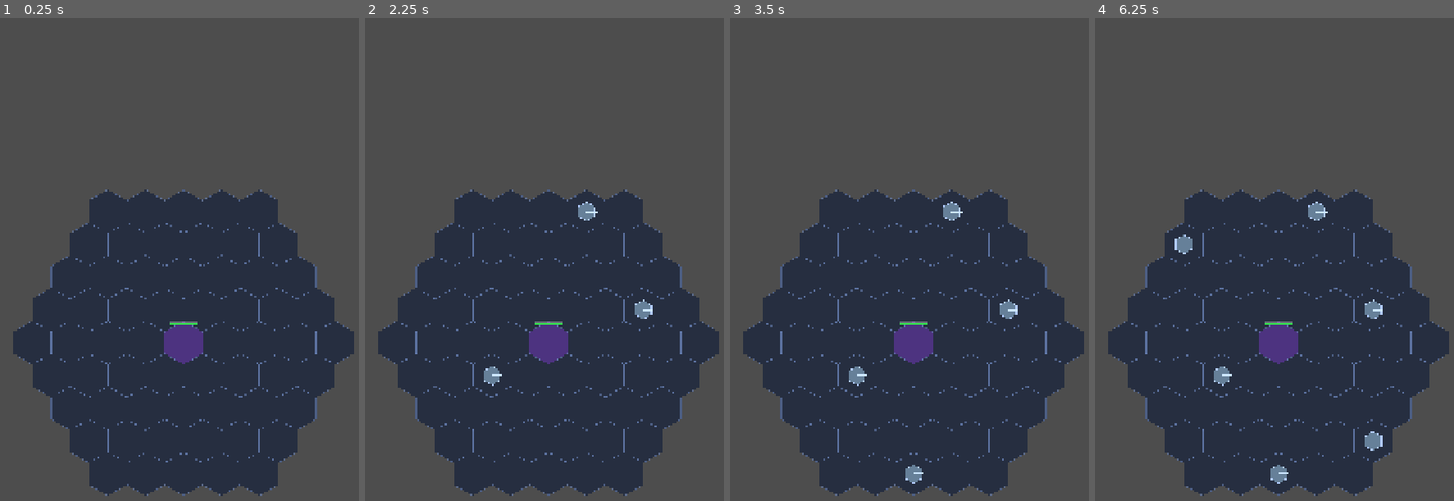
Above: before the commit, frames 1-4 (left to right).
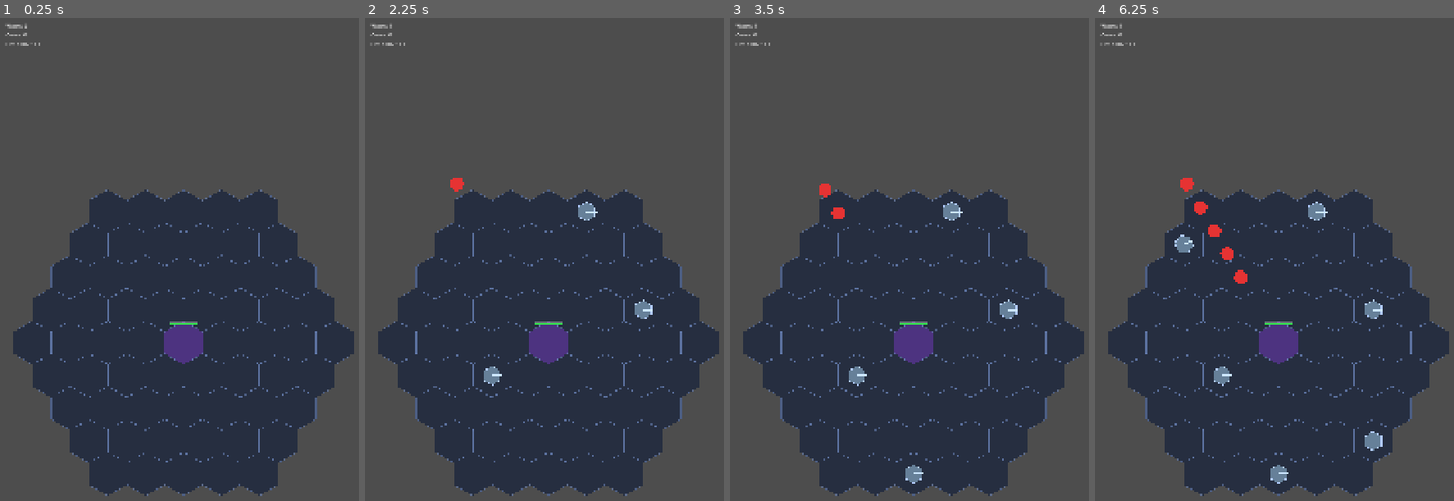
Above: after the commit, the same moments.

Repository: Shiroyasha21/invasion-game
Game: Godot game, scene res://scenes/game/Game.tscn
Two runs of this game, one before a commit and one after it. Both use one fixed random seed, a clock stepped at 60 frames per second and the inputs below.
Inputs (mouse positions are in pixels of both pictures, inside the frame that each line leads up to):
- Up to frame 1 (0.25 s): no input
- Up to frame 2 (2.25 s): tap Enter at 0.5, 2 s; move the mouse to (630, 307) at 0.52 s; click (630, 307) at 0.67 s; tap Space at 1.25 s; drag from (476, 375) to (530, 472) at 1.27 s; move the mouse to (583, 196) at 2.02 s; click (583, 196) at 2.17 s
- Up to frame 3 (3.5 s): tap Space at 2.75 s; drag from (895, 472) to (801, 245) at 2.77 s
- Up to frame 4 (6.25 s): move the mouse to (1389, 443) at 3.52 s; click (1389, 443) at 3.67 s; drag from (1166, 245) to (1224, 177) at 4.27 s; move the mouse to (1296, 341) at 5.02 s; click (1296, 341) at 5.17 s; drag from (1224, 177) to (1206, 375) at 5.77 s

The runs differ from the first frame. In frame 1, 0.1% of the frame differs, in the area x 1-12%, y 1-6%; in frame 2, 0.2%; in frame 3, 0.3%; in frame 4, 0.6%, in the area x 1-43%, y 1-56%.
Error before the commit: Attempt to call function 'init' in base 'null instance' on a null instance. (res://scripts/systems/game.gd:22)

Commit message:
HUD scene complete

Diff:
--- /dev/null
+++ b/invasion-game/HUD.tscn
@@ -0,0 +1,26 @@
+[gd_scene format=3 uid="uid://bgus08iljs8r"]
+
+[ext_resource type="Script" uid="uid://dqn50w7hsnm3b" path="res://scripts/ui/hud.gd" id="1_k5de2"]
+
+[node name="HUD" type="CanvasLayer" unique_id=1012788880]
+script = ExtResource("1_k5de2")
+
+[node name="MarginContainer" type="MarginContainer" parent="." unique_id=723569033]
+offset_right = 40.0
+offset_bottom = 40.0
+theme_override_constants/margin_left = 20
+theme_override_constants/margin_top = 20
+theme_override_constants/margin_right = 20
+theme_override_constants/margin_bottom = 20
+
+[node name="VBox" type="VBoxContainer" parent="MarginContainer" unique_id=1445427514]
+layout_mode = 2
+
+[node name="WaveLabel" type="Label" parent="MarginContainer/VBox" unique_id=1435092427]
+layout_mode = 2
+
+[node name="CoinLabel" type="Label" parent="MarginContainer/VBox" unique_id=1089277599]
+layout_mode = 2
+
+[node name="HPLabel" type="Label" parent="MarginContainer/VBox" unique_id=583650288]
+layout_mode = 2
--- a/invasion-game/scenes/game/Game.tscn
+++ b/invasion-game/scenes/game/Game.tscn
@@ -9,6 +9,7 @@
 [ext_resource type="PackedScene" uid="uid://boeq2o215pv60" path="res://scenes/systems/Coin.tscn" id="5_wnrko"]
 [ext_resource type="Script" uid="uid://knh1ebtew6pi" path="res://scripts/systems/coin_vacuum.gd" id="7_gg4pt"]
 [ext_resource type="Script" uid="uid://4x0jo51emoms" path="res://scripts/grid/center_piece.gd" id="9_qf6a8"]
+[ext_resource type="PackedScene" uid="uid://bgus08iljs8r" path="res://HUD.tscn" id="10_56wml"]
 
 [node name="Game" type="Node2D" unique_id=1724296568]
 script = ExtResource("1_vrspl")
@@ -29,3 +30,5 @@
 
 [node name="CenterPiece" type="Node2D" parent="." unique_id=1147938136]
 script = ExtResource("9_qf6a8")
+
+[node name="HUD" parent="." unique_id=1012788880 instance=ExtResource("10_56wml")]
